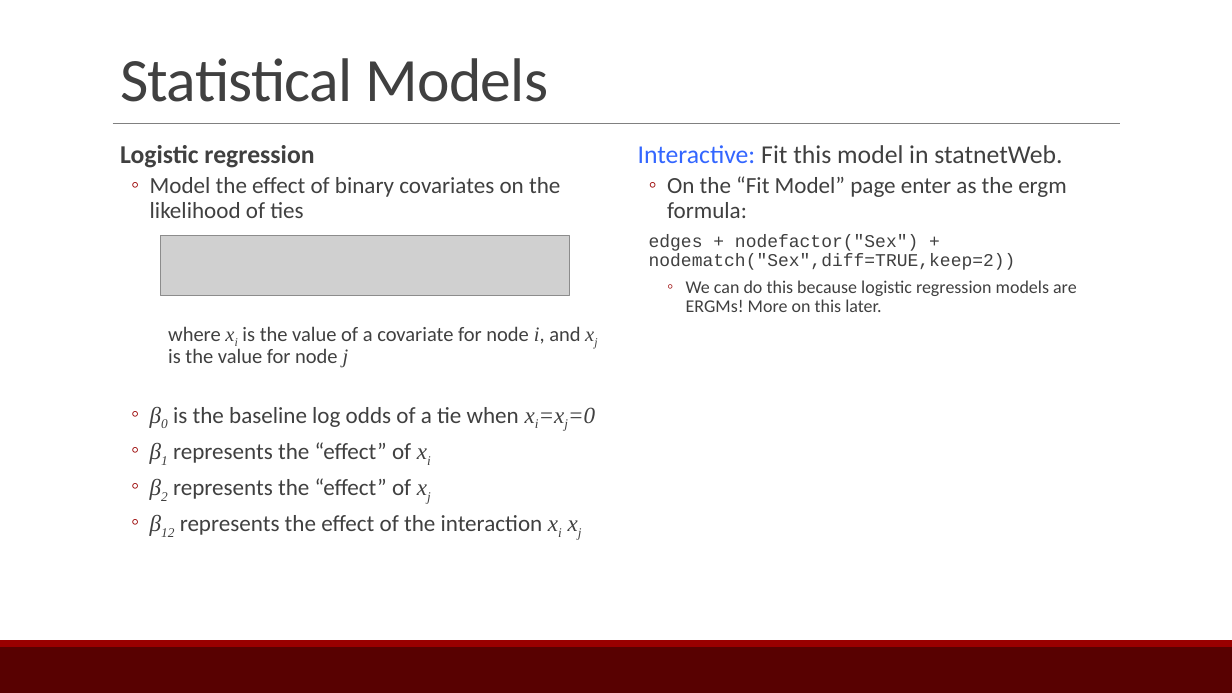
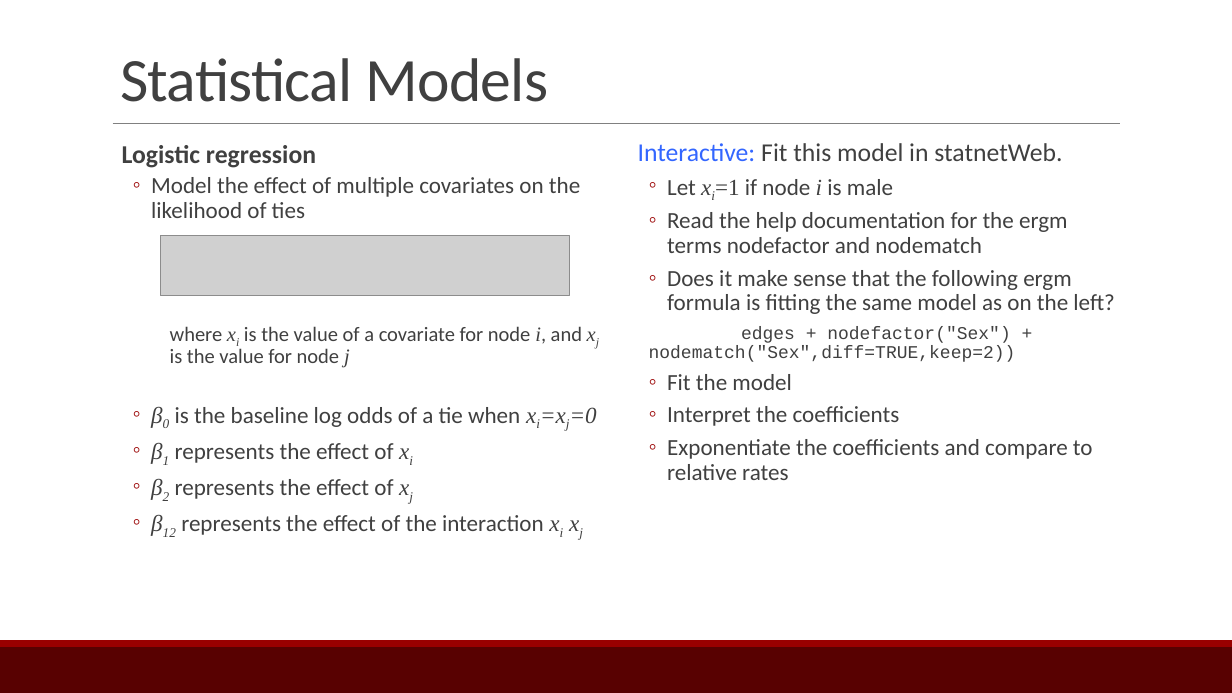
Before and after one commit to ebey/sunbelt2015, a slide deck: slide 23 of statnetWeb_slides.pptx (slide 18 before the commit). Drawn at 1232x693 pixels with LibreOffice and Linux fonts; fonts in the diff are those of the drawing; grey boxes stand for pictures. Boxes give left, top, right and bottom in pixels: in the first picture for what was removed or moved away, otherwise in the second. Text is boxed around its words. In the diff, an @@ line names an element or a change of style, - is before the commit and + after.

```diff
--- a/statnetWeb_slides.pptx
+++ b/statnetWeb_slides.pptx
@@ text at [151,177,580,218]: text changed @@
-  ◦ Model the effect of binary covariates on the likelihood of ties
+  ◦ Model the effect of multiple covariates on the likelihood of ties
@@ text at [667,179,1114,314]: text changed @@
-  ◦ On the “Fit Model” page enter as the ergm formula:
+  ◦ Let xi=1 if node i is male
+  ◦ Read the help documentation for the ergm terms nodefactor and nodematch
+  ◦ Does it make sense that the following ergm formula is fitting the same model as on the left?
@@ text at [667,374,1093,480]: text changed; size 14 to 18 pt @@
-    ◦ We can do this because logistic regression models are ERGMs! More on this later.
+  ◦ Fit the model
+  ◦ Interpret the coefficients
+  ◦ Exponentiate the coefficients and compare to relative rates
@@ text at [175,443,393,499]: text changed @@
-  ◦ β1 represents the “effect” of xi
-  ◦ β2 represents the “effect” of xj
+  ◦ β1 represents the effect of xi
+  ◦ β2 represents the effect of xj
```
Also in this commit, not shown: 15 other slides changed, 9 slides added, 1 slide removed, 5 other files.
